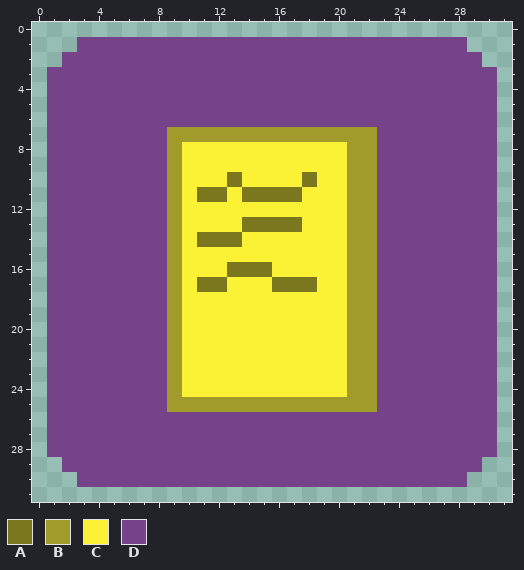
A pixel-art file gets an edit: assets/art/icon_notes_concept.aseprite. This is how it looked before the edit.
32x32 pixels, 1 frame.
Palette (. is transparent): A #7b771e  B #a09b2b  C #fbf236  D #76428a
Pixels before, first column x 1:
 1 ..DDDDDDDDDDDDDDDDDDDDDDDDDD..
 2 .DDDDDDDDDDDDDDDDDDDDDDDDDDDD.
 3 DDDDDDDDDDDDDDDDDDDDDDDDDDDDDD
 4 DDDDDDDDDDDDDDDDDDDDDDDDDDDDDD
 5 DDDDDDDDDDDDDDDDDDDDDDDDDDDDDD
 6 DDDDDDDDDDDDDDDDDDDDDDDDDDDDDD
 7 DDDDDDDDBBBBBBBBBBBBBBDDDDDDDD
 8 DDDDDDDDBCCCCCCCCCCCBBDDDDDDDD
 9 DDDDDDDDBCCCCCCCCCCCBBDDDDDDDD
10 DDDDDDDDBCCCACCCCACCBBDDDDDDDD
11 DDDDDDDDBCAACAAAACCCBBDDDDDDDD
12 DDDDDDDDBCCCCCCCCCCCBBDDDDDDDD
13 DDDDDDDDBCCCCAAAACCCBBDDDDDDDD
14 DDDDDDDDBCAAACCCCCCCBBDDDDDDDD
15 DDDDDDDDBCCCCCCCCCCCBBDDDDDDDD
16 DDDDDDDDBCCCAAACCCCCBBDDDDDDDD
17 DDDDDDDDBCAACCCAAACCBBDDDDDDDD
18 DDDDDDDDBCCCCCCCCCCCBBDDDDDDDD
19 DDDDDDDDBCCCCCCCCCCCBBDDDDDDDD
20 DDDDDDDDBCCCCCCCCCCCBBDDDDDDDD
21 DDDDDDDDBCCCCCCCCCCCBBDDDDDDDD
22 DDDDDDDDBCCCCCCCCCCCBBDDDDDDDD
23 DDDDDDDDBCCCCCCCCCCCBBDDDDDDDD
24 DDDDDDDDBCCCCCCCCCCCBBDDDDDDDD
25 DDDDDDDDBBBBBBBBBBBBBBDDDDDDDD
26 DDDDDDDDDDDDDDDDDDDDDDDDDDDDDD
27 DDDDDDDDDDDDDDDDDDDDDDDDDDDDDD
28 DDDDDDDDDDDDDDDDDDDDDDDDDDDDDD
29 .DDDDDDDDDDDDDDDDDDDDDDDDDDDD.
30 ..DDDDDDDDDDDDDDDDDDDDDDDDDD..
And afterwards:
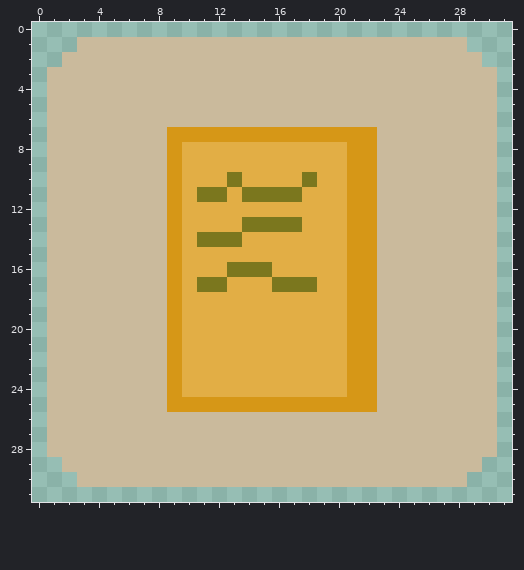
Change:
colour B: #a09b2b -> #d69717
colour C: #fbf236 -> #e2ae45
colour D: #76428a -> #caba9c
Changed places in both pictures, as pixel boxes (x1, y1, x2, y2):
changed: (47, 37, 497, 487)
